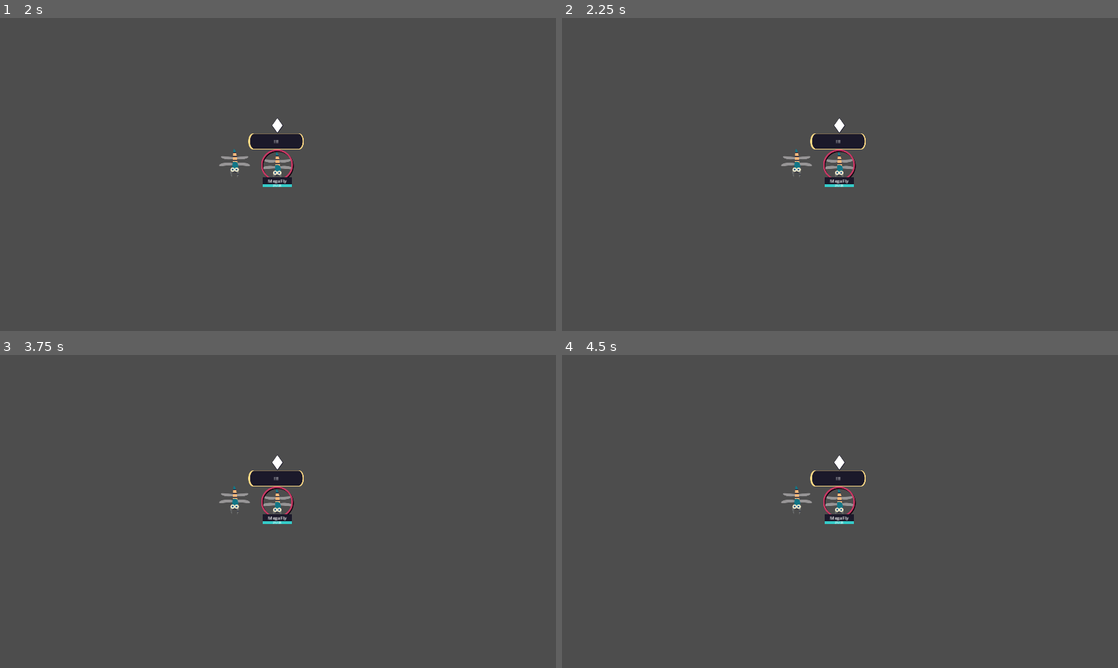
Above: before the commit, frames 1-4 (two rows, left to right).
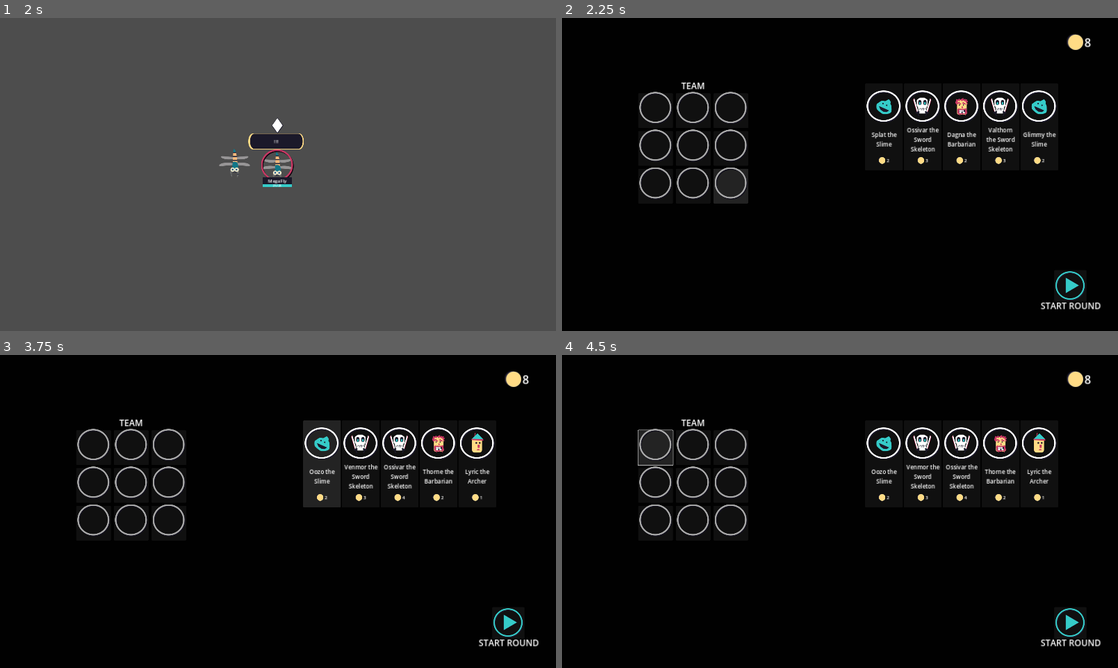
Above: after the commit, the same moments.

Repository: mathew-tran/mercmanager
Game: Godot game, scene res://Scenes/Main.tscn
Same seed, same stepped clock (60 frames per second), same inputs: the game is played once before the commit and once after it.
Inputs (mouse positions are in pixels of both pictures, inside the frame that each line leads up to):
- Up to frame 1 (2 s): click "START ROUND" at 0.5 s; tap Enter at 1.25 s; move the mouse to (400, 158) at 1.27 s; hold Right mouse button (right_click) from 1.28 s (still down)
- Up to frame 2 (2.25 s): tap R (restart, bound only after the commit) at 2 s; move the mouse to (728, 190) at 2.02 s; release Right mouse button (right_click) at 2.03 s; right-click (728, 190) at 2.1 s
- Up to frame 3 (3.75 s): click "START ROUND" at 2.75 s; tap R (restart, bound only after the commit) at 3.5 s; move the mouse to (333, 442) at 3.52 s; hold Right mouse button (right_click) from 3.53 s (still down)
- Up to frame 4 (4.5 s): release Right mouse button (right_click) at 4.25 s; click (656, 448) at 4.27 s

Frame 1 is identical in both runs. In frame 2, 100% of the frame differs, in the area x 0-100%, y 0-100%; in frame 3, 100%; in frame 4, 100%.

Commit message:
add restart debug

Diff:
--- a/Art/MercManagerExample.svg
+++ b/Art/MercManagerExample.svg
@@ -24,9 +24,9 @@
      inkscape:pagecheckerboard="0"
      inkscape:deskcolor="#d1d1d1"
      inkscape:document-units="mm"
-     inkscape:zoom="1.0141844"
-     inkscape:cx="1281.3252"
-     inkscape:cy="-139.52098"
+     inkscape:zoom="2.0283688"
+     inkscape:cx="1291.9248"
+     inkscape:cy="-351.76049"
      inkscape:window-width="1920"
      inkscape:window-height="1001"
      inkscape:window-x="-7"
@@ -43,13 +43,23 @@
      inkscape:groupmode="layer"
      id="layer1"><rect
        style="fill:#000000;fill-opacity:0;stroke:#ffffff;stroke-width:0.2;stroke-linecap:round;stroke-dasharray:none;stroke-opacity:0"
+       id="rect80"
+       width="29.515528"
+       height="29.515528"
+       x="351.09863"
+       y="-116.87739"
+       ry="0.45076281"
+       inkscape:export-filename="Characters\Slime.png"
+       inkscape:export-xdpi="96"
+       inkscape:export-ydpi="96" /><rect
+       style="fill:#000000;fill-opacity:0;stroke:#ffffff;stroke-width:0.2;stroke-linecap:round;stroke-dasharray:none;stroke-opacity:0"
        id="rect79"
        width="29.515528"
        height="29.515528"
        x="385.6254"
        y="-59.691059"
        ry="0.45076281"
-       inkscape:export-filename="Characters\Archie.png"
+       inkscape:export-filename="Projectiles\SlimeWhip.png"
        inkscape:export-xdpi="96"
        inkscape:export-ydpi="96" /><rect
        style="fill:#000000;fill-opacity:0;stroke:#ffffff;stroke-width:0.2;stroke-linecap:round;stroke-dasharray:none;stroke-opacity:0"
@@ -1099,30 +1109,32 @@
        x="370.95276"
        y="-92.528732"
        ry="0.19226594"
-       transform="rotate(15)" /><path
-       style="fill:#35cbc8;fill-opacity:1;stroke:#000000;stroke-width:0.548104;stroke-linecap:round;stroke-opacity:0"
-       d="m 396.27982,-92.902642 c 0,0 -3.53883,-2.696259 -4.0444,-4.044391 -0.50553,-1.34813 -0.50553,-4.886967 0.33703,-5.561037 0.84258,-0.67407 4.54995,-3.37032 5.39254,-3.37032 0.84258,0 6.57212,0.67406 7.58322,1.01109 1.01109,0.33703 3.20182,4.04439 3.20182,5.56104 0,1.516645 0.50553,4.718455 -0.50557,6.2351 -1.01109,1.516648 -5.05548,2.190713 -7.4147,2.190713 -2.35924,0 -4.54994,-2.022195 -4.54994,-2.022195 z"
-       id="path2"
-       sodipodi:nodetypes="csssssssc"
-       inkscape:export-filename="Characters\Slime.png"
-       inkscape:export-xdpi="96"
-       inkscape:export-ydpi="96" /><circle
-       style="fill:#1b192a;fill-opacity:1;stroke:#000000;stroke-width:0.548104;stroke-linecap:round;stroke-opacity:0"
-       id="path3"
-       cx="400.38315"
-       cy="-102.00253"
-       r="0.84258133" /><circle
-       style="fill:#1b192a;fill-opacity:1;stroke:#000000;stroke-width:0.548104;stroke-linecap:round;stroke-opacity:0"
-       id="circle3"
-       cx="400.38315"
-       cy="-99.559044"
-       r="0.84258133" /><path
-       style="fill:#1b192a;fill-opacity:1;stroke:#000000;stroke-width:0.548104;stroke-linecap:round;stroke-opacity:0"
-       d="m 394.77999,-99.980324 c 0.33703,1.600903 1.76943,4.044389 1.76943,4.044389 l 2.94903,2.190712 c 0,0 3.37032,0.589807 3.87588,0.421291 0.50553,-0.168517 2.61198,-1.769421 2.61198,-1.769421"
-       id="path4" /><path
-       style="fill:#35cbc8;fill-opacity:1;stroke:#000000;stroke-width:0.548104;stroke-linecap:round;stroke-opacity:0"
-       d="m 397.25087,-105.18198 4.11098,-2.20445 c 0,0 2.26404,2.85982 2.14488,3.15772 -0.11918,0.29789 -0.53623,2.0257 -0.53623,2.0257"
-       id="path5" /><path
+       transform="rotate(15)" /><g
+       id="g80"
+       transform="matrix(0.82146223,0,0,0.82146223,36.956768,-20.559396)"><path
+         style="fill:#35cbc8;fill-opacity:1;stroke:#000000;stroke-width:0.548104;stroke-linecap:round;stroke-opacity:0"
+         d="m 396.27982,-92.902642 c 0,0 -3.53883,-2.696259 -4.0444,-4.044391 -0.50553,-1.34813 -0.50553,-4.886967 0.33703,-5.561037 0.84258,-0.67407 4.54995,-3.37032 5.39254,-3.37032 0.84258,0 6.57212,0.67406 7.58322,1.01109 1.01109,0.33703 3.20182,4.04439 3.20182,5.56104 0,1.516645 0.50553,4.718455 -0.50557,6.2351 -1.01109,1.516648 -5.05548,2.190713 -7.4147,2.190713 -2.35924,0 -4.54994,-2.022195 -4.54994,-2.022195 z"
+         id="path2"
+         sodipodi:nodetypes="csssssssc"
+         inkscape:export-filename="Characters\Slime.png"
+         inkscape:export-xdpi="96"
+         inkscape:export-ydpi="96" /><circle
+         style="fill:#1b192a;fill-opacity:1;stroke:#000000;stroke-width:0.548104;stroke-linecap:round;stroke-opacity:0"
+         id="path3"
+         cx="399.20917"
+         cy="-102.65474"
+         r="0.84258133" /><circle
+         style="fill:#1b192a;fill-opacity:1;stroke:#000000;stroke-width:0.548104;stroke-linecap:round;stroke-opacity:0"
+         id="circle3"
+         cx="403.45068"
+         cy="-100.8438"
+         r="0.84258133" /><path
+         style="fill:#1b192a;fill-opacity:1;stroke:#000000;stroke-width:0.548104;stroke-linecap:round;stroke-opacity:0"
+         d="m 394.77999,-99.980324 c 0.33703,1.600903 1.76943,4.044389 1.76943,4.044389 l 2.94903,2.190712 c 0,0 3.37032,0.589807 3.87588,0.421291 0.50553,-0.168517 2.61198,-1.769421 2.61198,-1.769421"
+         id="path4" /><path
+         style="fill:#35cbc8;fill-opacity:1;stroke:#000000;stroke-width:0.548104;stroke-linecap:round;stroke-opacity:0"
+         d="m 401.6782,-105.41257 4.11098,-2.20445 c 0,0 2.26404,2.85982 2.14488,3.15772 -0.11918,0.29789 -0.53623,2.0257 -0.53623,2.0257"
+         id="path5" /></g><path
        style="fill:#35cbc8;fill-opacity:1;stroke:#000000;stroke-width:0.822045;stroke-linecap:round;stroke-opacity:0"
        d="m 394.58852,-49.223152 5.30751,3.791103 -7.83492,4.802061 15.41717,-5.560281 z"
        id="path11" /><rect
--- a/Scripts/Autoload/Helper.gd
+++ b/Scripts/Autoload/Helper.gd
@@ -115,3 +115,10 @@
 	if result:
 		return result[0]
 	return null
+
+func RestartGame():
+	get_tree().reload_current_scene()
+
+func _input(event):
+	if event.is_action_pressed("restart"):
+		RestartGame()
--- a/project.godot
+++ b/project.godot
@@ -32,6 +32,11 @@
 "events": [Object(InputEventMouseButton,"resource_local_to_scene":false,"resource_name":"","device":-1,"window_id":0,"a …(253 unchanged characters)…
 ]
 }
+restart={
+"deadzone": 0.5,
+"events": [Object(InputEventKey,"resource_local_to_scene":false,"resource_name":"","device":-1,"window_id":0,"alt_pressed":false,"shift_pressed":false,"ctrl_pressed":false,"meta_pressed":false,"pressed":false,"keycode":0,"physical_keycode":82,"key_label":0,"unicode":114,"location":0,"echo":false,"script":null)
+]
+}
 
 [layer_names]
 
